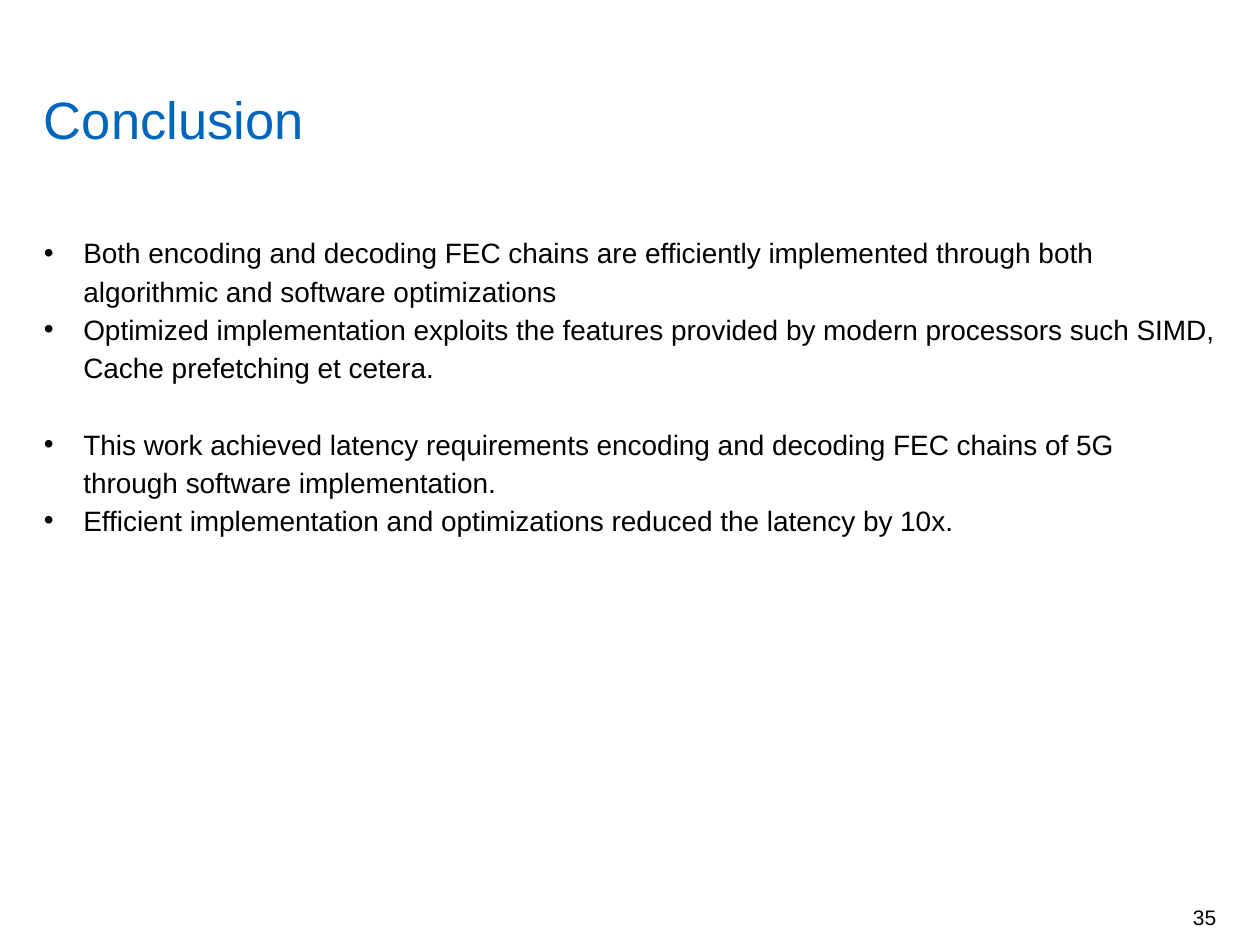
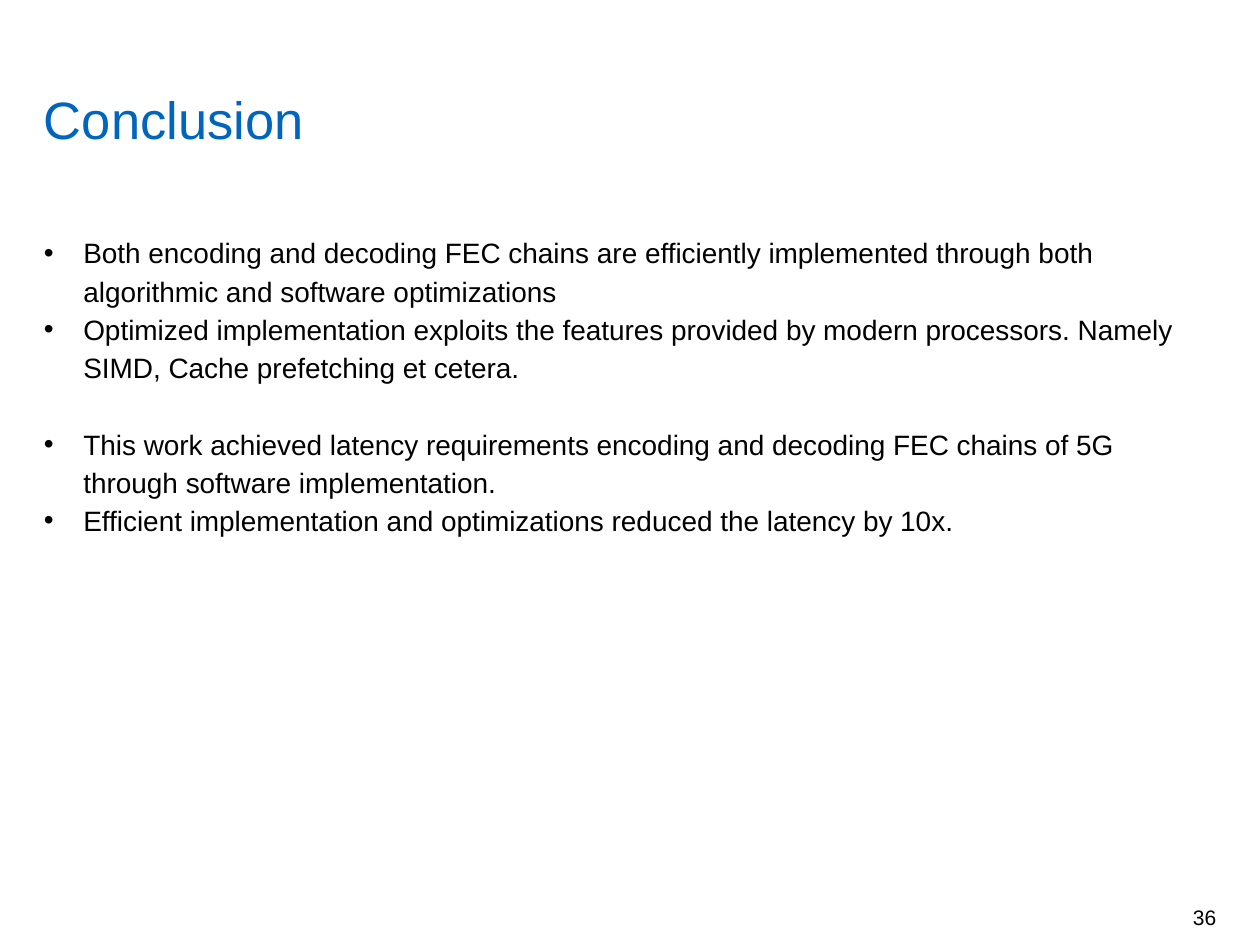
Before and after one commit to yadhu1961/thesis_5GPolorCodes, a slide deck: slide 36 of final_presentation/finalPpt.pptx (slide 35 before the commit). Drawn at 1260x945 pixels with LibreOffice and Linux fonts; fonts in the diff are those of the drawing; background and template pictures are left out. Boxes give left, top, right and bottom in pixels: in the first picture for what was removed or moved away, otherwise in the second. Text is boxed around its words. In the diff, an @@ line names an element or a change of style, - is before the commit and + after.

```diff
--- a/final_presentation/finalPpt.pptx
+++ b/final_presentation/finalPpt.pptx
@@ text at (83, 319, 1173, 383): text changed @@
-• Optimized implementation exploits the features provided by modern processors such SIMD, Cache prefetching et cetera.
+• Optimized implementation exploits the features provided by modern processors. Namely SIMD, Cache prefetching et cetera.
@@ page number at (1193, 910, 1216, 926): text changed @@
-35
+36
```
Also in this commit, not shown: 17 other slides changed, 1 slide added, 3 other files.
